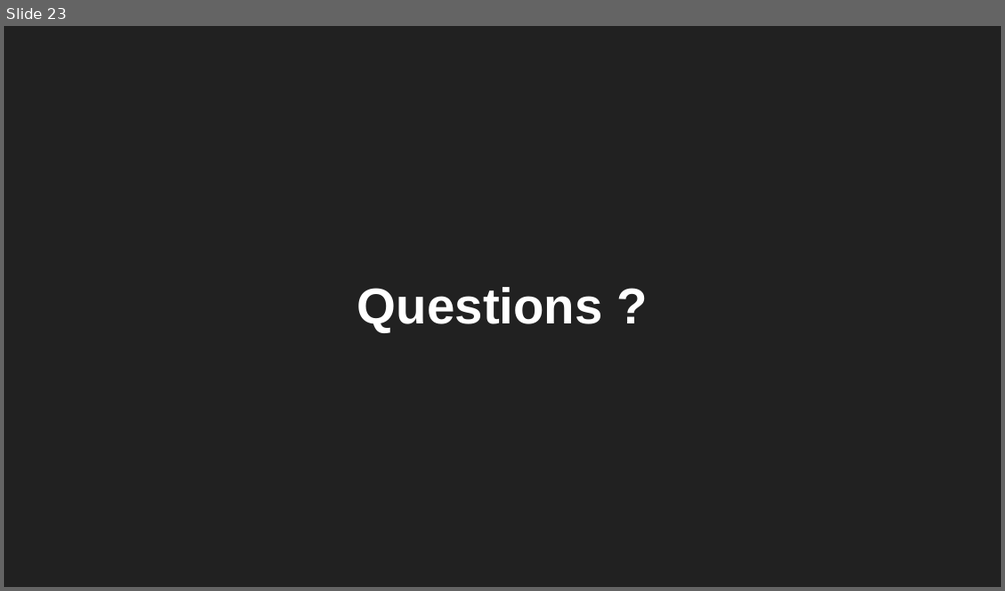
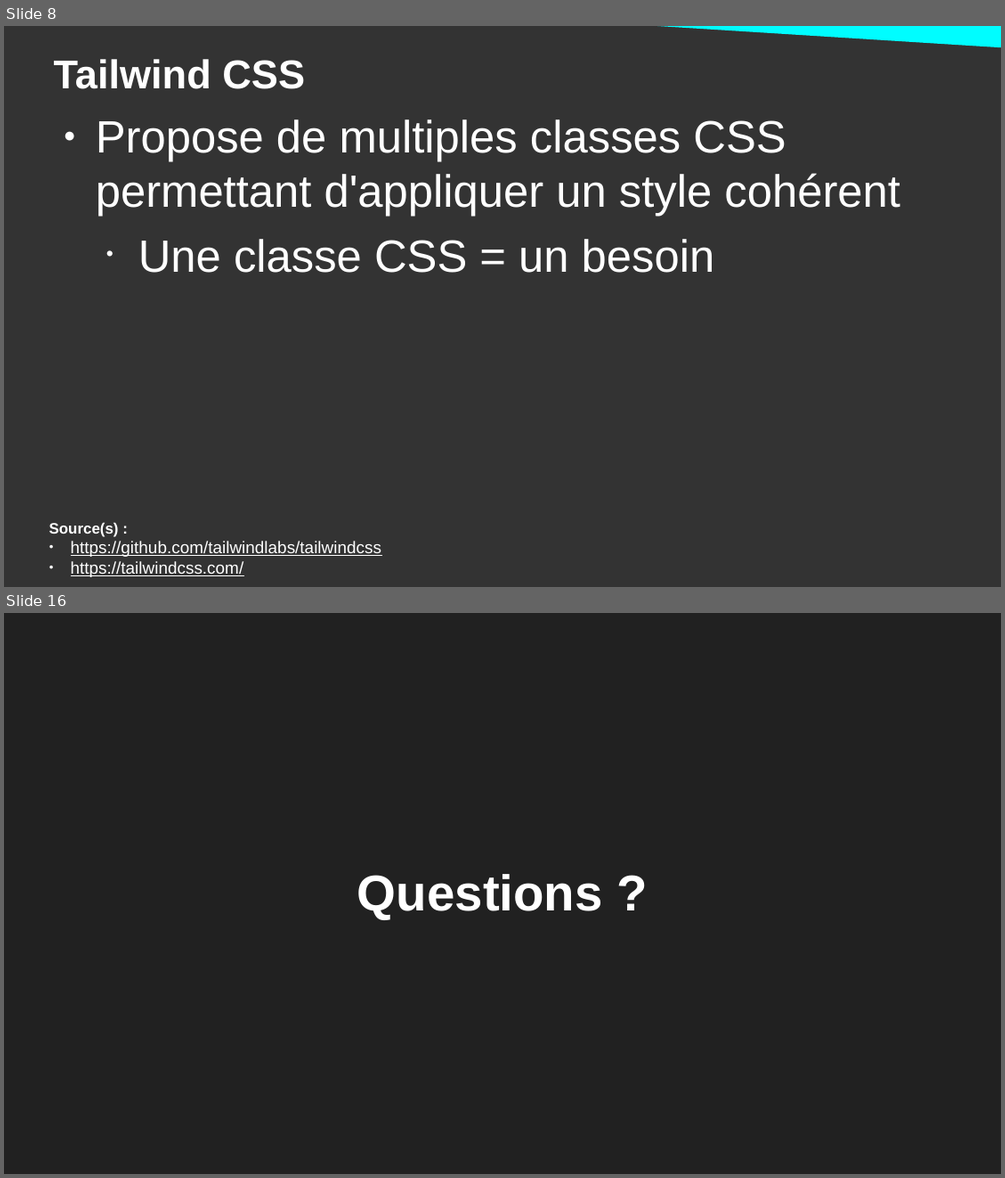
Before and after one commit to DanYellow/cours, a slide deck: integration-web-s2/cours-magistraux/numero-1/presentation.odp. Shown one above the other, each under a label of ours: slide 23 before the commit, slides 8 and 16 after it; the slides between them are not shown. The pictures are 1005x591 and 1005x1178 pixels, drawn with LibreOffice and Linux fonts; fonts in the diff are those of the drawing. Boxes give left, top, right and bottom in pixels: in the first picture for what was removed or moved away, otherwise in the second. Text is boxed around its words. In the diff, an @@ line names an element or a change of style, - is before the commit and + after.

```diff
--- a/integration-web-s2/cours-magistraux/numero-1/presentation.odp
+++ b/integration-web-s2/cours-magistraux/numero-1/presentation.odp
@@ slide 8 added at bbox=[4, 26, 1001, 587], background #333333 @@
@@ right triangle added at bbox=[545, 26, 1001, 51], fill #00FDFF @@
@@ title added at bbox=[54, 59, 305, 89], 32 pt, text #FFFFFF, bold @@
+Tailwind CSS
@@ text added at bbox=[96, 119, 900, 273], 36 pt, text #FFFFFF @@
+● Propose de multiples classes CSS permettant d'appliquer un style cohérent
+  • Une classe CSS = un besoin
@@ text added at bbox=[49, 522, 381, 577], 13.4 pt, text #FFFFFF, underline @@
+Source(s) :
+● https://github.com/tailwindlabs/tailwindcss
+● https://tailwindcss.com/
@@ what was slide 23 is now slide 16 @@
```
Also in this commit, not shown: 1 slide changed, 13 other slides added, 21 slides removed, 10 other files.
